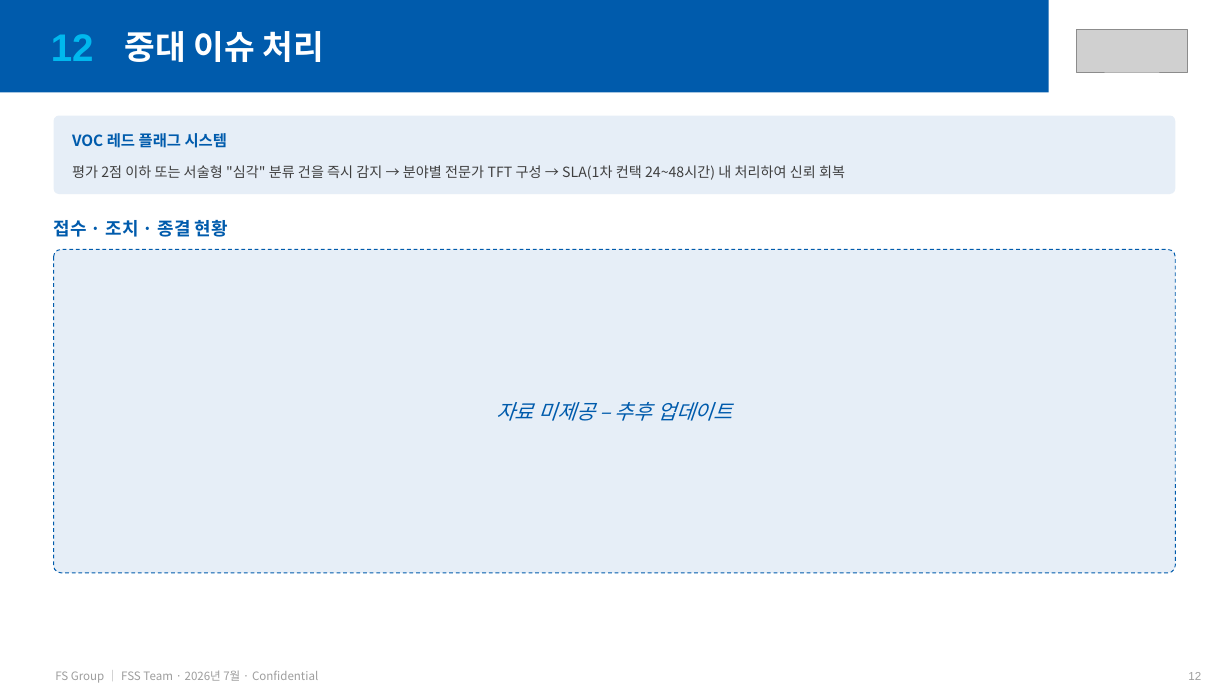
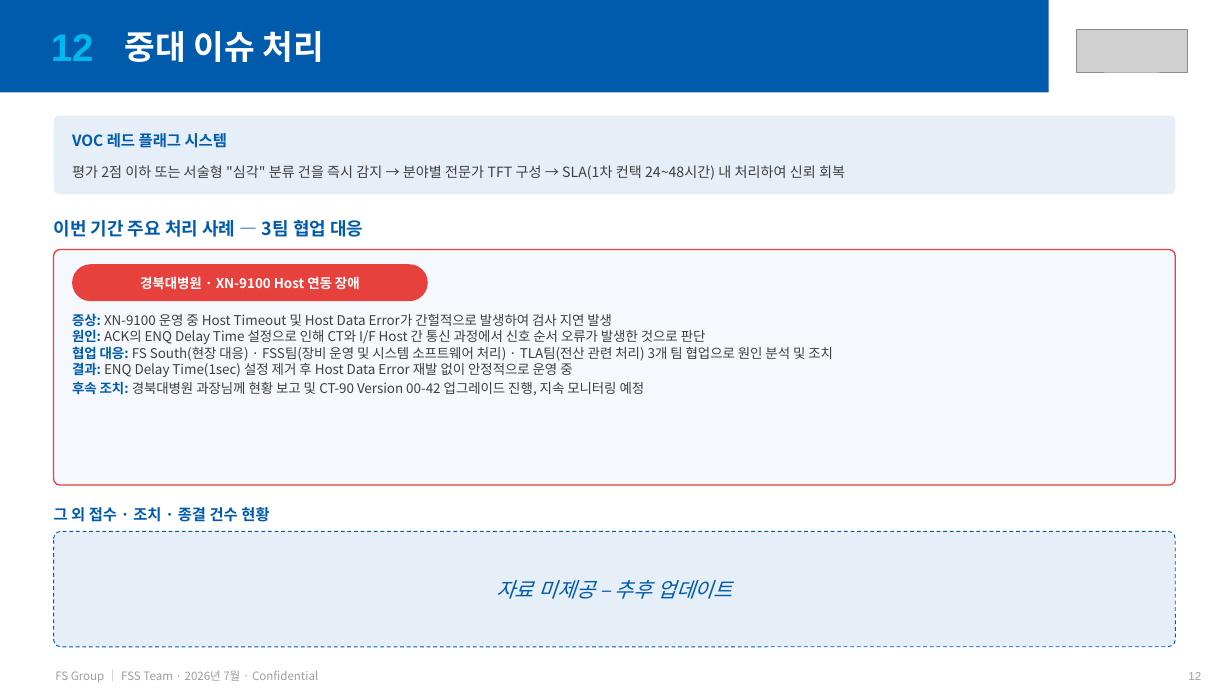
Before and after one commit to balhm12/Sysmex-schedule, a slide deck: slide 12 of reports/FSG_월간서비스보고_202607/FSG_월간서비스보고_202607.pptx. Drawn at 1232x693 pixels with LibreOffice and Linux fonts; fonts in the diff are those of the drawing; grey boxes stand for pictures. Boxes give left, top, right and bottom in pixels: in the first picture for what was removed or moved away, otherwise in the second. Text is boxed around its words. In the diff, an @@ line names an element or a change of style, - is before the commit and + after.

```diff
--- a/reports/FSG_월간서비스보고_202607/FSG_월간서비스보고_202607.pptx
+++ b/reports/FSG_월간서비스보고_202607/FSG_월간서비스보고_202607.pptx
@@ text at (54,219,363,237): text changed @@
-접수 · 조치 · 종결 현황
+이번 기간 주요 처리 사례 — 3팀 협업 대응
@@ rounded rectangle: place and size @@
-rounded rectangle at (54,250,1176,573)
+rounded rectangle at (54,250,1176,485)
@@ rounded rectangle at (54,250,1176,485): fill #E6EEF7 to #F5F8FC; outline #005BAC 0.75 pt dashed to #E7413E 1 pt; proportions changed @@
@@ rounded rectangle added at (72,264,428,301), fill #E7413E @@
@@ text added at (140,276,360,289), 10.5 pt, text #FFFFFF, bold @@
+경북대병원 · XN-9100 Host 연동 장애
@@ text added at (72,313,833,395), 10.5 pt, text #3F3F3F @@
+증상: XN-9100 운영 중 Host Timeout 및 Host Data Error가 간헐적으로 발생하여 검사 지연 발생
+원인: ACK의 ENQ Delay Time 설정으로 인해 CT와 I/F Host 간 통신 과정에서 신호 순서 오류가 발생한 것으로 판단
+협업 대응: FS South(현장 대응) · FSS팀(장비 운영 및 시스템 소프트웨어 처리) · TLA팀(전산 관련 처리) 3개 팀 협업으로 원인 분석 및 조치
+결과: ENQ Delay Time(1sec) 설정 제거 후 Host Data Error 재발 없이 안정적으로 운영 중
+후속 조치: 경북대병원 과장님께 현황 보고 및 CT-90 Version 00-42 업그레이드 진행, 지속 모니터링 예정
@@ text added at (54,505,269,525), 12 pt, text #005BAC, bold @@
+그 외 접수 · 조치 · 종결 건수 현황
@@ text "자료 미제공 – 추후 업데이트": place and size @@
-text "자료 미제공 – 추후 업데이트" at (496,402,732,421)
+text "자료 미제공 – 추후 업데이트" at (496,580,732,599)
@@ rounded rectangle added at (54,531,1176,647), fill #E6EEF7, outline #005BAC 0.75 pt dashed @@
```
Also in this commit, not shown: 1 other file.
